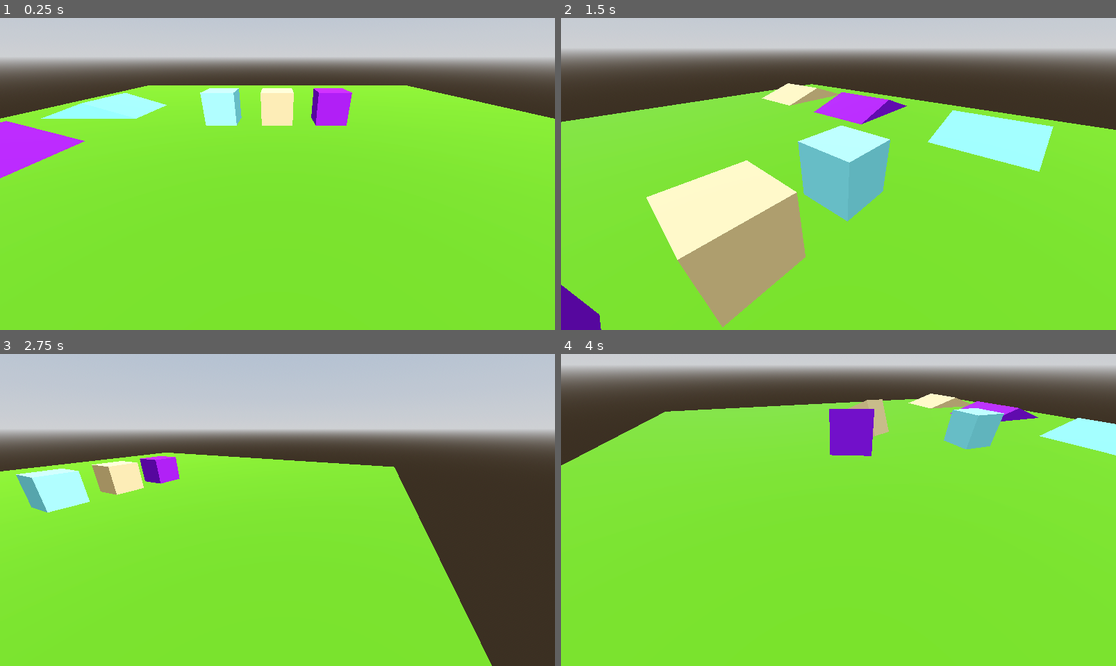
Above: before the commit, frames 1-4 (two rows, left to right).
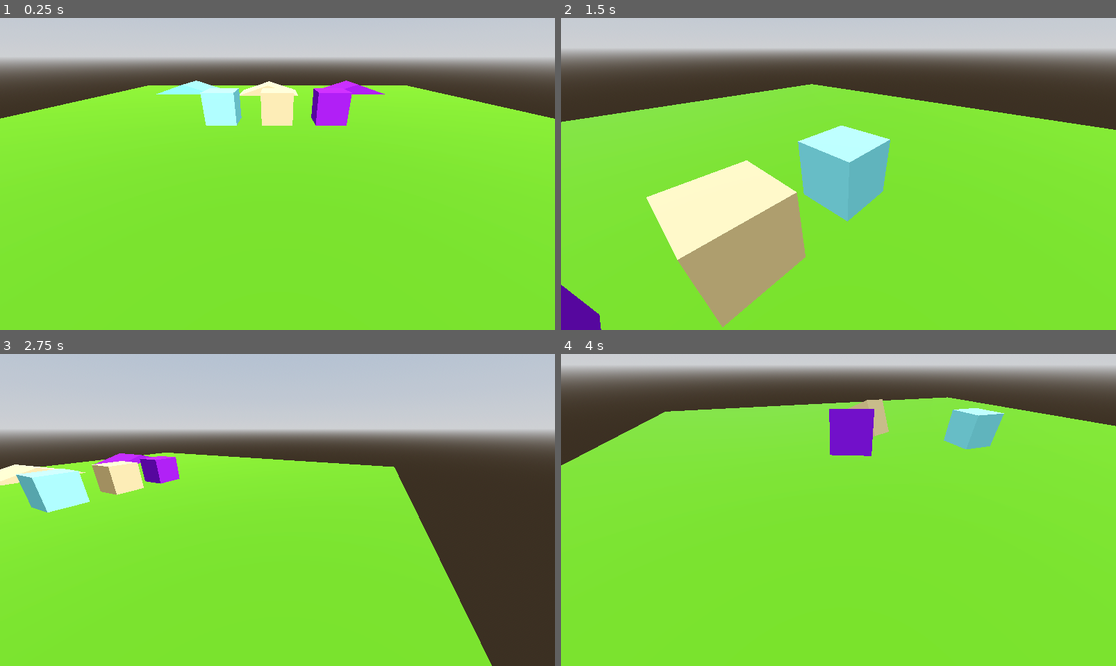
Above: after the commit, the same moments.

Repository: epbertke/PushingPuzzle
Game: Godot game, scene res://Labs/13/pushingPuzzle.tscn
The game is run twice, just before and just after one commit, with the same random seed, the same clock (stepped at 60 frames per second) and the same inputs.
Inputs (mouse positions are in pixels of both pictures, inside the frame that each line leads up to):
- Up to frame 1 (0.25 s): no input
- Up to frame 2 (1.5 s): tap Enter at 0.5 s; move the mouse to (960, 158) at 0.52 s; hold D (right) 0.53-1.28 s; click (960, 158) at 0.6 s; move the mouse to (727, 189) at 1.27 s; hold S (back) from 1.28 s (still down); tap R (release) at 1.35 s
- Up to frame 3 (2.75 s): move the mouse to (333, 441) at 2.02 s; release S (back) at 2.03 s; hold D (right) from 2.03 s (still down); click (333, 441) at 2.1 s
- Up to frame 4 (4 s): move the mouse to (810, 572) at 2.77 s; release D (right) at 2.78 s; hold W (forward) 2.78-3.53 s; tap R (release) at 2.85 s; move the mouse to (1005, 556) at 3.52 s; hold A (left) from 3.53 s (still down); click (1005, 556) at 3.6 s

The runs differ from the first frame. In frame 1, 3.1% of the frame differs, in the area x 0-70%, y 20-52%; in frame 2, 4.1%, in the area x 36-89%, y 20-50%; in frame 3, 0.5%; in frame 4, 1.6%.

Commit message:
add files

Diff:
--- a/Labs/13/CubeChecker.gd
+++ b/Labs/13/CubeChecker.gd
@@ -8,20 +8,7 @@
 			# if so, tell the game controller
 		if body.cubeColor == desiredColor:
 			get_node("/root/pushingPuzzle").collectCube()
-			if desiredColor == "purple":
-				$"..".purple = true
-			if desiredColor == "blue":
-				$"..".blue = true
-			if desiredColor == "yellow":
-				$"..".yellow = true
-
 
 
 func _on_body_shape_exited(body_rid: RID, body: Node3D, body_shape_index: int, local_shape_index: int) -> void:
 	get_node("/root/pushingPuzzle").removeCube()
-	if body.cubeColor == "purple":
-		$"..".purple = false
-	if body.cubeColor == "yellow":
-		$"..".yellow = false
-	if body.cubeColor == "blue":
-		$"..".blue = false
--- a/Labs/13/PlayerMovement.gd
+++ b/Labs/13/PlayerMovement.gd
@@ -7,6 +7,7 @@
 func _unhandled_input(event: InputEvent):
 	if event is InputEventMouseMotion:
 		self.rotate_y(-event.relative.x * 0.01)
+
 
 func _process(delta):
 
--- a/Labs/13/PushingPuzzleController.gd
+++ b/Labs/13/PushingPuzzleController.gd
@@ -2,19 +2,13 @@
 
 @export var successNoise : AudioStreamPlayer3D
 
-var blue = false
-var purple = false
-var yellow = false
 
 var numCubes = 0
 
 func collectCube():
 	numCubes = numCubes + 1
 	if numCubes >= 3:
-		if blue == true:
-			if purple == true:
-				if yellow == true:
-					successNoise.play()
+		successNoise.play()
 
 func removeCube():
 	numCubes = numCubes - 1
--- a/Labs/13/pushingPuzzle.tscn
+++ b/Labs/13/pushingPuzzle.tscn
@@ -129,7 +129,7 @@
 node_a = NodePath("..")
 
 [node name="CubeChecker" type="Area3D" parent="."]
-transform = Transform3D(1, 0, 0, 0, 1, 0, 0, 0, 1, 0, 0, 0.116949)
+transform = Transform3D(1, 0, 0, 0, 1, 0, 0, 0, 1, -11.3117, 0, 9.98083)
 script = ExtResource("7_8hosf")
 desiredColor = "purple"
 
@@ -143,7 +143,7 @@
 surface_material_override/0 = ExtResource("2_tfnlb")
 
 [node name="CubeChecker2" type="Area3D" parent="."]
-transform = Transform3D(1, 0, 0, 0, 1, 0, 0, 0, 1, 0, 0, 4.66121)
+transform = Transform3D(1, 0, 0, 0, 1, 0, 0, 0, 1, -1.31448, 0, 9.95089)
 script = ExtResource("7_8hosf")
 desiredColor = "blue"
 
@@ -157,7 +157,7 @@
 surface_material_override/0 = SubResource("StandardMaterial3D_xjhoo")
 
 [node name="CubeChecker3" type="Area3D" parent="."]
-transform = Transform3D(1, 0, 0, 0, 1, 0, 0, 0, 1, 0, 0, -3.77005)
+transform = Transform3D(1, 0, 0, 0, 1, 0, 0, 0, 1, -6.1883, 0, 9.513)
 script = ExtResource("7_8hosf")
 desiredColor = "yellow"
 
Binary file removed: sprites/PNG/Damage/playerShip1_damage1.png
Not shown, removed: sprites/PNG/Damage/playerShip1_damage1.png.import
Binary file removed: sprites/PNG/Damage/playerShip1_damage2.png
Not shown, removed: sprites/PNG/Damage/playerShip1_damage2.png.import
Binary file removed: sprites/PNG/Damage/playerShip1_damage3.png
Not shown, removed: sprites/PNG/Damage/playerShip1_damage3.png.import
Binary file removed: sprites/PNG/Damage/playerShip2_damage1.png
Not shown, removed: sprites/PNG/Damage/playerShip2_damage1.png.import
Binary file removed: sprites/PNG/Damage/playerShip2_damage2.png
Not shown, removed: sprites/PNG/Damage/playerShip2_damage2.png.import
Binary file removed: sprites/PNG/Damage/playerShip2_damage3.png
Not shown, removed: sprites/PNG/Damage/playerShip2_damage3.png.import
(and 1235 more such lines)
